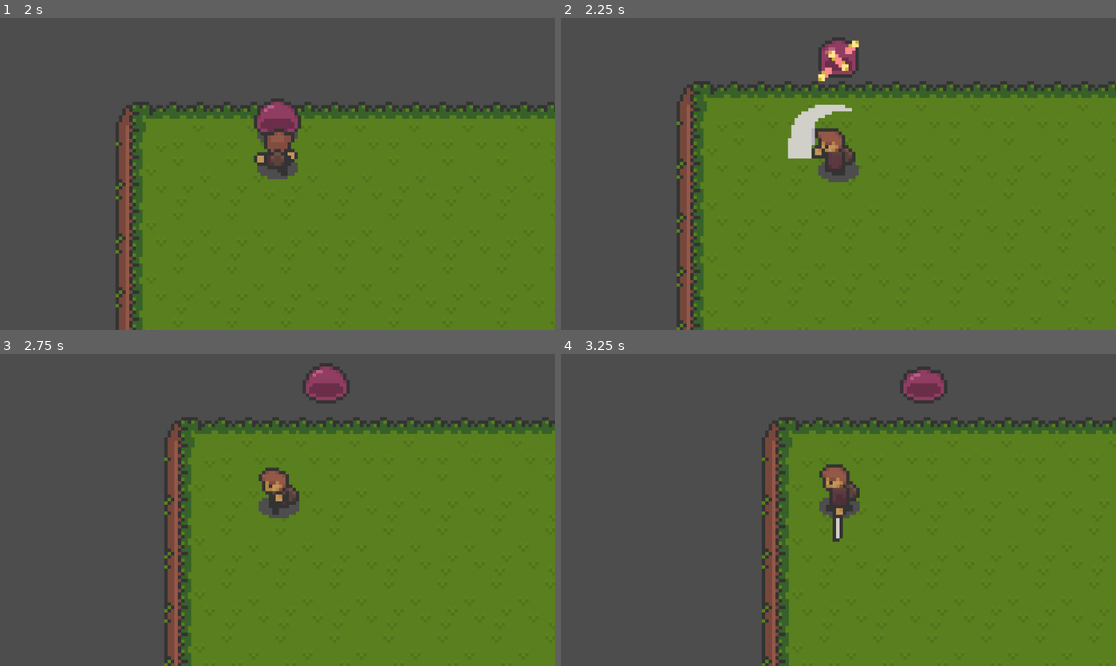
Above: before the commit, frames 1-4 (two rows, left to right).
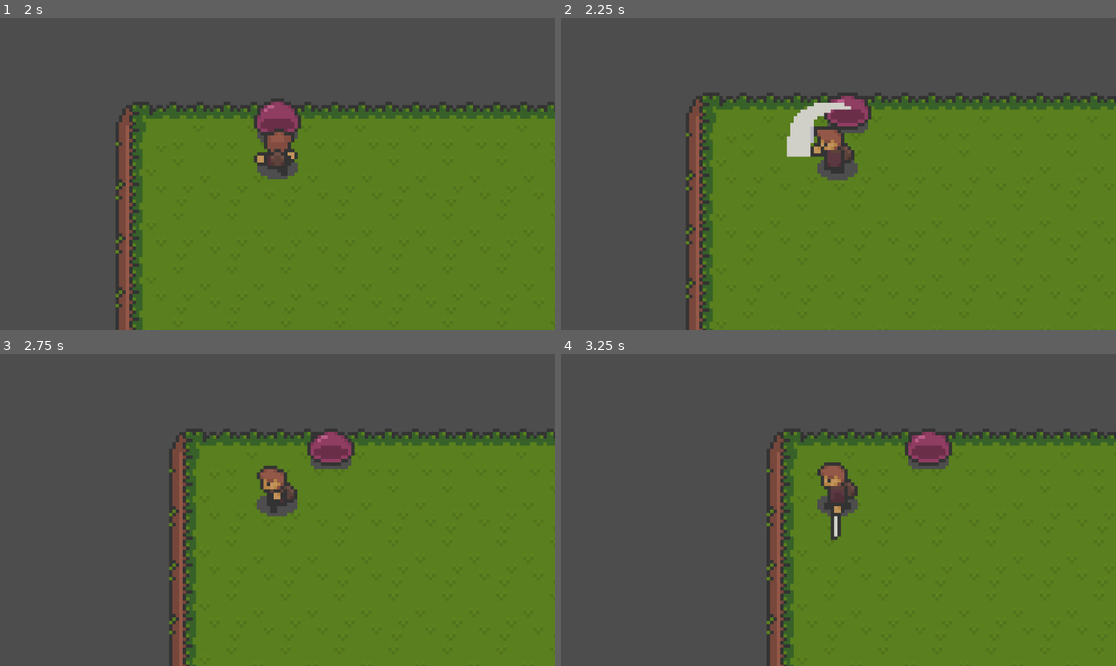
Above: after the commit, the same moments.

Repository: lilmax6969/small-seed_island-gd
Game: Godot game, scene res://scene/test.tscn
The game is run twice, just before and just after one commit, with the same random seed, the same clock (stepped at 60 frames per second) and the same inputs.
Inputs (mouse positions are in pixels of both pictures, inside the frame that each line leads up to):
- Up to frame 1 (2 s): move the mouse to (249, 236) at 0.52 s; hold W (up) from 0.53 s (still down); click (249, 236) at 0.6 s; move the mouse to (444, 220) at 1.27 s; click (444, 220) at 1.35 s
- Up to frame 2 (2.25 s): move the mouse to (672, 127) at 2.02 s; release W (up) at 2.03 s; hold A (left) from 2.03 s (still down); click (672, 127) at 2.1 s
- Up to frame 3 (2.75 s): keep holding A (left)
- Up to frame 4 (3.25 s): keep holding A (left); move the mouse to (866, 510) at 2.77 s; click (866, 510) at 2.85 s

Frame 1 is identical in both runs. In frame 2, 12% of the frame differs, in the area x 20-100%, y 6-100%; in frame 3, 10%; in frame 4, 9.7%.

Commit message:
Simple modification

Diff:
--- a/scene/player.tscn
+++ b/scene/player.tscn
@@ -78,6 +78,42 @@
 atlas = ExtResource("5_nknb7")
 region = Rect2(240, 0, 48, 32)
 
+[sub_resource type="AtlasTexture" id="AtlasTexture_nw6dx"]
+atlas = ExtResource("2_a8cy8")
+region = Rect2(240, 16, 16, 16)
+
+[sub_resource type="AtlasTexture" id="AtlasTexture_rhhw3"]
+atlas = ExtResource("2_a8cy8")
+region = Rect2(256, 16, 16, 16)
+
+[sub_resource type="AtlasTexture" id="AtlasTexture_pyckt"]
+atlas = ExtResource("2_a8cy8")
+region = Rect2(272, 16, 16, 16)
+
+[sub_resource type="AtlasTexture" id="AtlasTexture_ffq5j"]
+atlas = ExtResource("2_a8cy8")
+region = Rect2(240, 48, 16, 16)
+
+[sub_resource type="AtlasTexture" id="AtlasTexture_xllfx"]
+atlas = ExtResource("2_a8cy8")
+region = Rect2(256, 48, 16, 16)
+
+[sub_resource type="AtlasTexture" id="AtlasTexture_jlodh"]
+atlas = ExtResource("2_a8cy8")
+region = Rect2(272, 48, 16, 16)
+
+[sub_resource type="AtlasTexture" id="AtlasTexture_afjps"]
+atlas = ExtResource("2_a8cy8")
+region = Rect2(240, 32, 16, 16)
+
+[sub_resource type="AtlasTexture" id="AtlasTexture_71glv"]
+atlas = ExtResource("2_a8cy8")
+region = Rect2(256, 32, 16, 16)
+
+[sub_resource type="AtlasTexture" id="AtlasTexture_yvffy"]
+atlas = ExtResource("2_a8cy8")
+region = Rect2(272, 32, 16, 16)
+
 [sub_resource type="AtlasTexture" id="AtlasTexture_vmw6c"]
 atlas = ExtResource("2_a8cy8")
 region = Rect2(128, 16, 16, 16)
@@ -292,6 +328,48 @@
 "loop": false,
 "name": &"attack_up",
 "speed": 25.0
+}, {
+"frames": [{
+"duration": 1.0,
+"texture": SubResource("AtlasTexture_nw6dx")
+}, {
+"duration": 1.0,
+"texture": SubResource("AtlasTexture_rhhw3")
+}, {
+"duration": 1.0,
+"texture": SubResource("AtlasTexture_pyckt")
+}],
+"loop": false,
+"name": &"hit_down",
+"speed": 7.0
+}, {
+"frames": [{
+"duration": 1.0,
+"texture": SubResource("AtlasTexture_ffq5j")
+}, {
+"duration": 1.0,
+"texture": SubResource("AtlasTexture_xllfx")
+}, {
+"duration": 1.0,
+"texture": SubResource("AtlasTexture_jlodh")
+}],
+"loop": false,
+"name": &"hit_side",
+"speed": 7.0
+}, {
+"frames": [{
+"duration": 1.0,
+"texture": SubResource("AtlasTexture_afjps")
+}, {
+"duration": 1.0,
+"texture": SubResource("AtlasTexture_71glv")
+}, {
+"duration": 1.0,
+"texture": SubResource("AtlasTexture_yvffy")
+}],
+"loop": false,
+"name": &"hit_up",
+"speed": 7.0
 }, {
 "frames": [{
 "duration": 1.0,
@@ -452,9 +530,8 @@
 [node name="Animator" type="AnimatedSprite2D" parent="."]
 position = Vector2(-0.47028, -6)
 sprite_frames = SubResource("SpriteFrames_s3g4x")
-animation = &"idle_up"
+animation = &"hit_side"
 autoplay = "idle_down"
-frame_progress = 0.25541
 
 [node name="Hitbox" type="Area2D" parent="."]
 
--- a/scripts/player.gd
+++ b/scripts/player.gd
@@ -21,7 +21,6 @@
 
 func _ready():
 	SWORD.monitoring = false
-	#$Collision.disabled = true
 
 func _physics_process(delta: float) -> void:
 	# Direction
@@ -150,5 +149,13 @@
 
 	velocity = att_direction * enemy.attack_knockback
 
+	if anim_direction.y > 0:
+		ANIMATOR.play("hit_down")
+	elif anim_direction.y < 0:
+		ANIMATOR.play("hit_up")
+	else: ANIMATOR.play("hit_side")
+
+	await ANIMATOR.animation_finished
+
 	knockbacked = true
 	knockbacked_timer = KNOCKBACK_COOLDOWN
Not shown: 1 places in scene/player.tscn that only renumber resources
